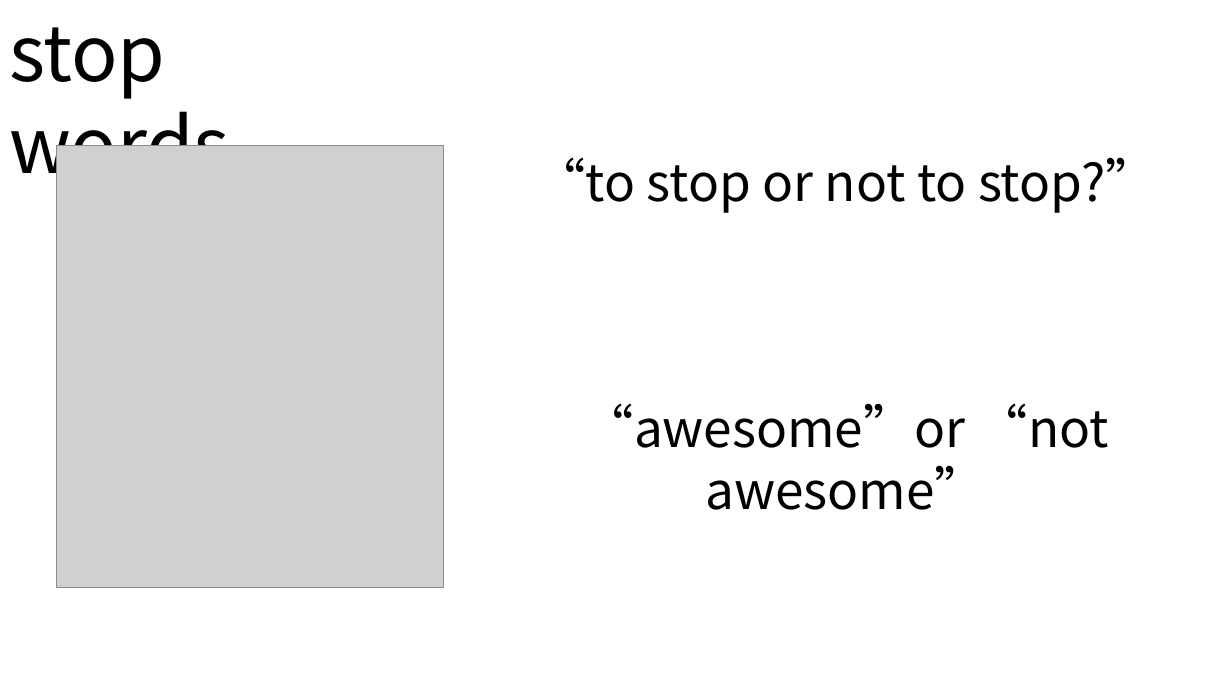
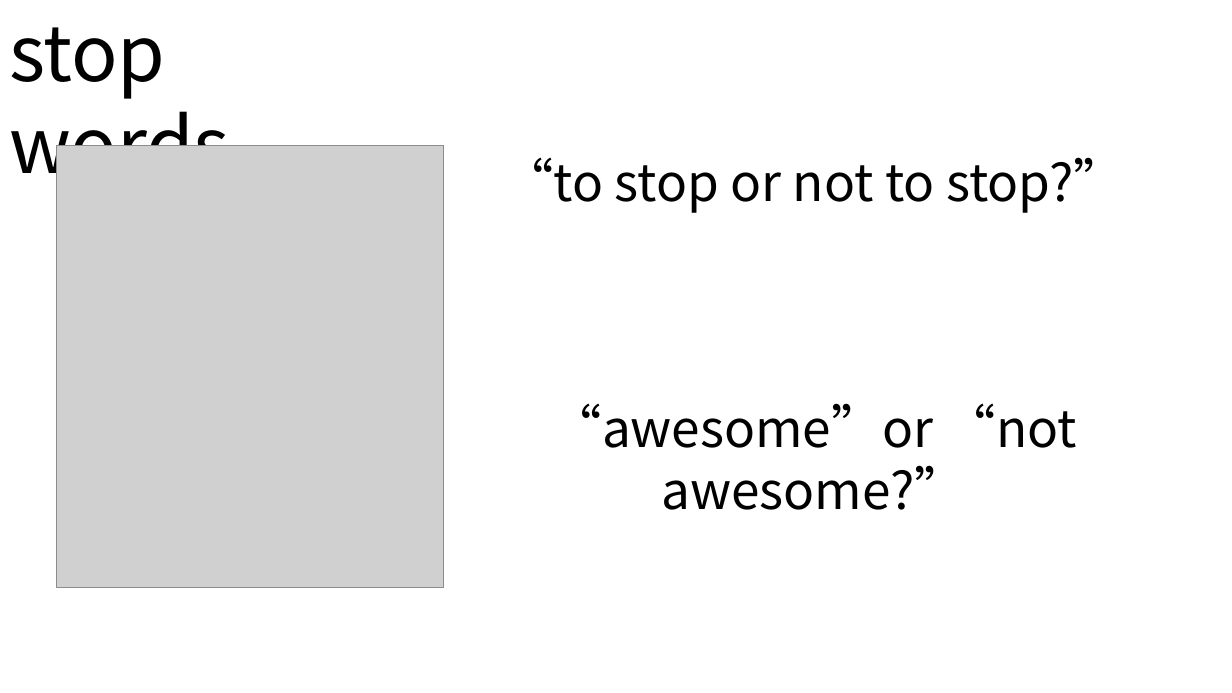
Before and after one commit to andypryor/start_your_search_engines, a slide deck: slide 20 of start_search_engines.pptx (slide 10 before the commit). Drawn at 1232x693 pixels with LibreOffice and Linux fonts; fonts in the diff are those of the drawing; grey boxes stand for pictures. Boxes give left, top, right and bottom in pixels: in the first picture for what was removed or moved away, otherwise in the second. Text is boxed around its words. In the diff, an @@ line names an element or a change of style, - is before the commit and + after.

```diff
--- a/start_search_engines.pptx
+++ b/start_search_engines.pptx
@@ text "“to stop or not to ...": place and size @@
-text "“to stop or not to ..." at [534, 157, 1157, 510]
+text "“to stop or not to ..." at [502, 157, 1125, 510]
@@ text at [551, 403, 1077, 510]: text changed @@
-“awesome”or “not awesome”
+“awesome”or “not awesome?”
```
Also in this commit, not shown: 11 other slides changed, 25 slides added, 5 slides removed, 15 other files.
